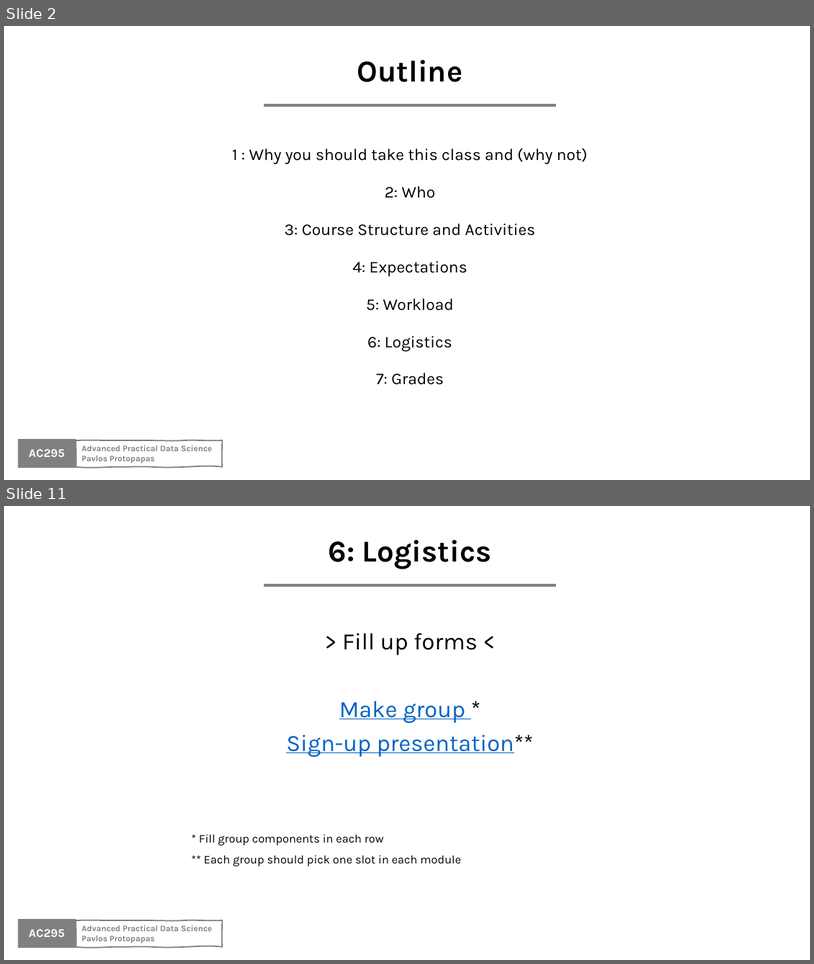
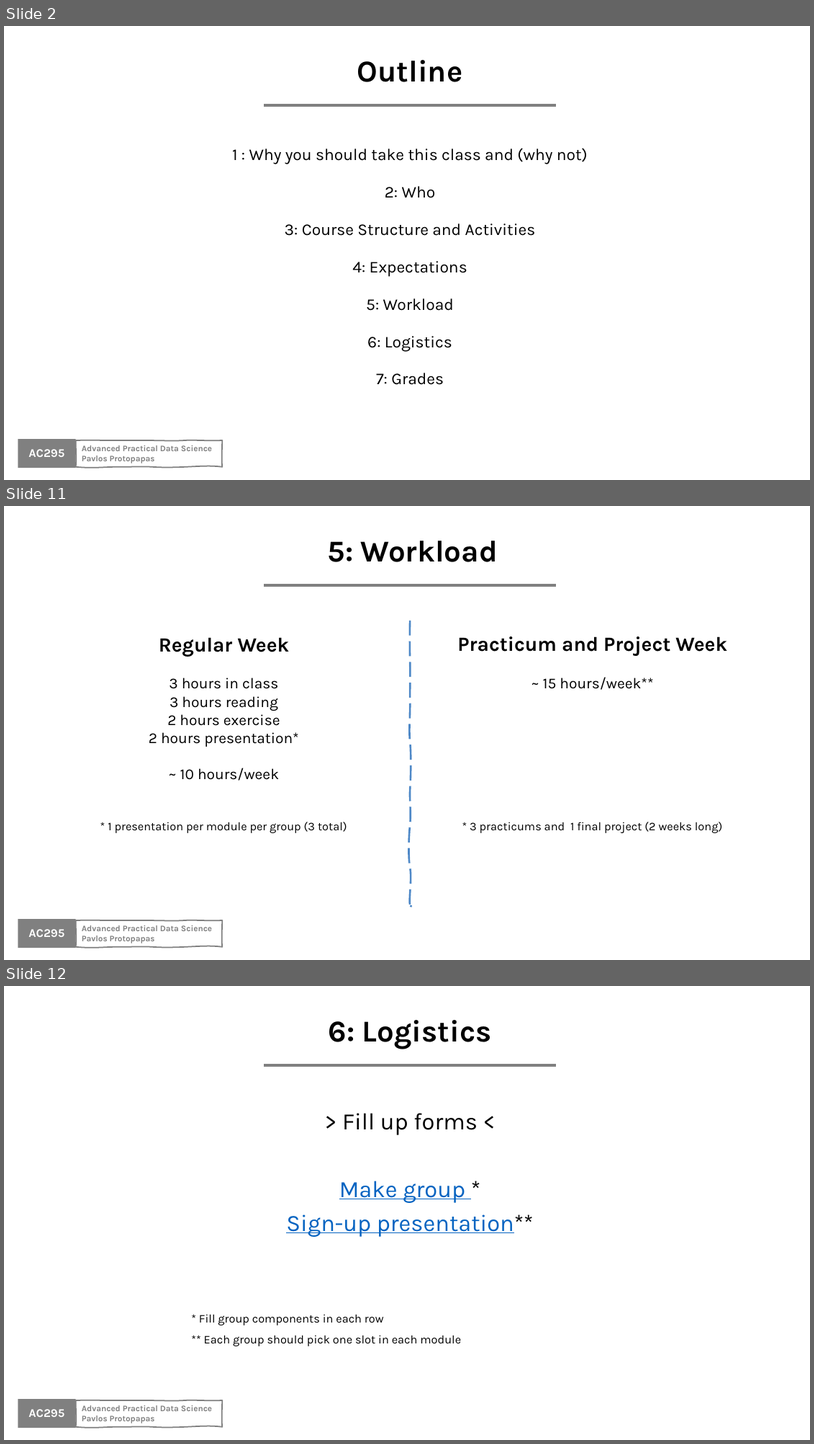
Before and after one commit to Harvard-IACS/2020-AC295, a slide deck: content/lectures/lecture1/presentation/lecture1_draft.pptx. Shown one above the other, each under a label of ours: slides 2 and 11 before the commit, slides 2, 11 and 12 after it; the slides between them are not shown. The pictures are 814x964 and 814x1444 pixels, drawn with LibreOffice and Linux fonts; fonts in the diff are those of the drawing; background and template pictures are left out. Boxes give left, top, right and bottom in pixels: in the first picture for what was removed or moved away, otherwise in the second. Text is boxed around its words. In the diff, an @@ line names an element or a change of style, - is before the commit and + after.

```diff
--- a/content/lectures/lecture1/presentation/lecture1_draft.pptx
+++ b/content/lectures/lecture1/presentation/lecture1_draft.pptx
@@ slide 11 added at [4,506,810,960], background #FFFFFF; not listed: 4 template elements that a slide beside it also shows @@
@@ text added at [328,541,498,562], 36 pt, text #000000, bold @@
+5: Workload
@@ rectangle added at [412,605,540,943], fill #FFFFFF @@
@@ freeform shape added at [411,619,484,906], outline #4E88C7 2.25 pt dashed @@
@@ text added at [108,637,347,833], 18 pt, text #000000 @@
+Regular Week
+3 hours in class
+3 hours reading
+2 hours exercise
+2 hours presentation*
+~ 10 hours/week
+* 1 presentation per module per group (3 total)
@@ text added at [458,636,728,833], 14 pt, text #000000 @@
+Practicum and Project Week
+~ 15 hours/week**
+* 3 practicums and 1 final project (2 weeks long)
@@ what was slide 11 is now slide 12 @@
```
Also in this commit, not shown: 6 slides changed, 5 other slides added, 2 slides removed.
